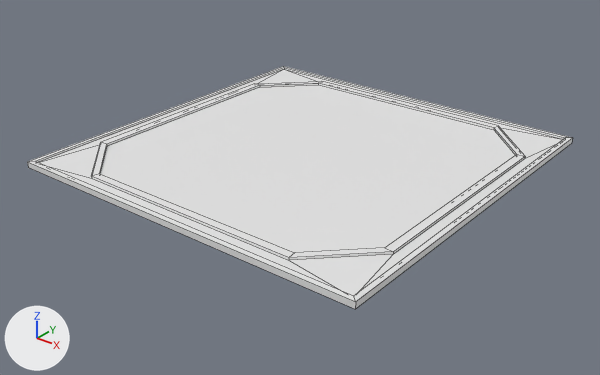
Before and after pictures for a commit that changed the FBX model Assets/Art/Meshes/3D_Walkway_190110_JQ_bakePoly.fbx.
Rendered twice from a camera (50 mm lens) standing at (2.43, -3.11, 1.69) and looking at (0.01, -0.09, -0.18). The axes (+X, +Y, +Z) are drawn at lower left. The lights are the same throughout. Mesh edges are drawn as thin lines.

In view in the first picture: 'Walkway_low'.
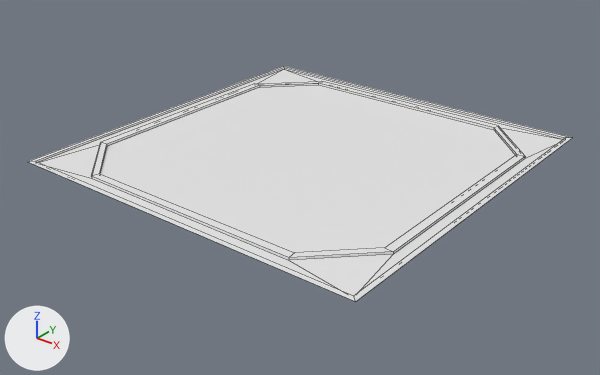
The edits, one by one:
me_plane_030 has 48 vertices, 46 faces and spans x -1.0..1.0, y -1.0..1.0, z -0.03..0.0.
me_plane_030 is used by ob_walkway_low; location (0.0, 0.0, 0.0).
Verts and faces of me_plane_030; kept vertices keep their numbers, new ones are numbered from 48.
Before the commit, vertices of me_plane_030: 0 (-1.0, -1.0, 0.0) at pixel (27, 161), 1 (-1.0, 1.0, 0.0) at pixel (283, 66), 5 (1.0, -1.0, 0.0) at pixel (355, 301), 8 (1.0, 1.0, 0.0) at pixel (572, 137), 24 (-1.0, -1.0, -0.03) at pixel (28, 167).
Before the commit, vertices of me_plane_030: 25 (-1.0, 1.0, -0.03), 26 (1.0, -1.0, -0.03) at pixel (355, 309), 27 (1.0, 1.0, -0.03) at pixel (571, 143).
Part 1, on me_plane_030:
Vertices deleted: 24 to 27 (with the faces that use them).

Boxes (x1, y1, x2, y2) around the edits, measured in the pictures (600 x 375 px):
'Walkway_low', reshaped
    before: (27, 66, 573, 309)
    after: (27, 66, 572, 302)
part 1 of me_plane_030, deleted
    before: (27, 138, 573, 309)
